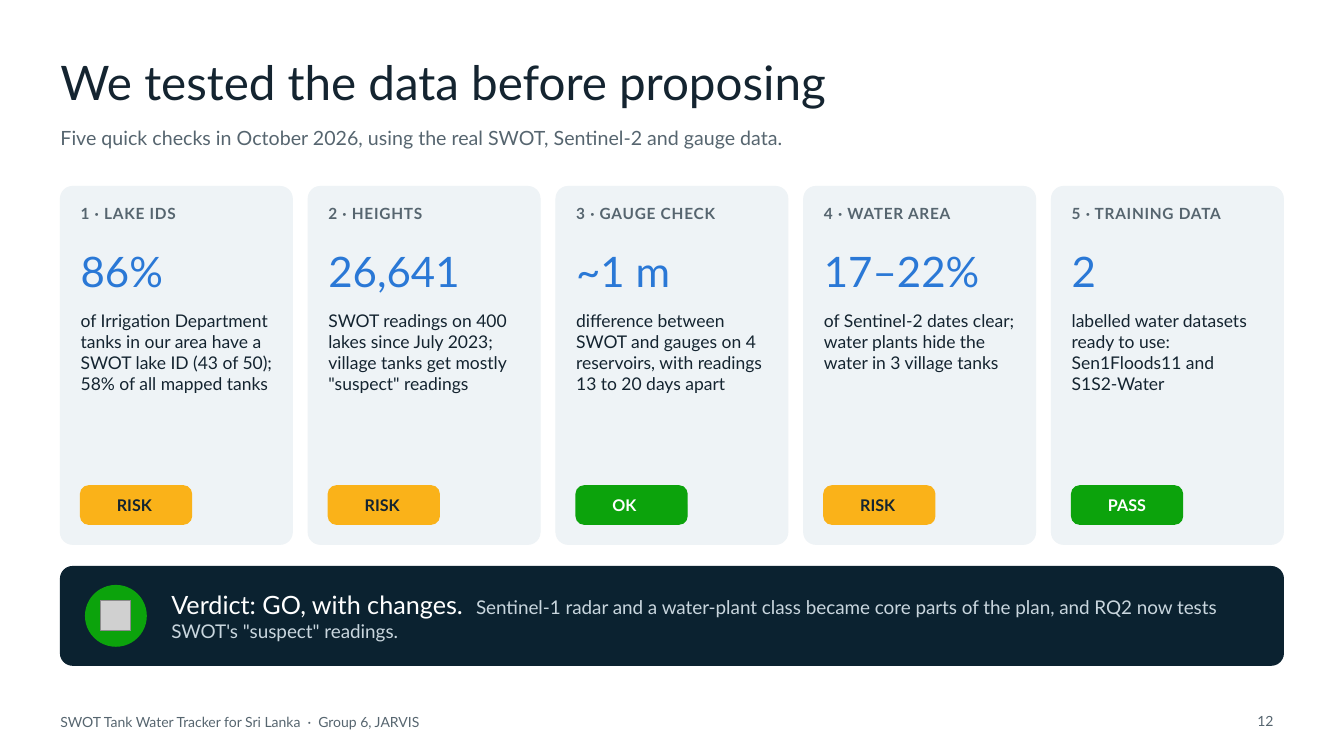
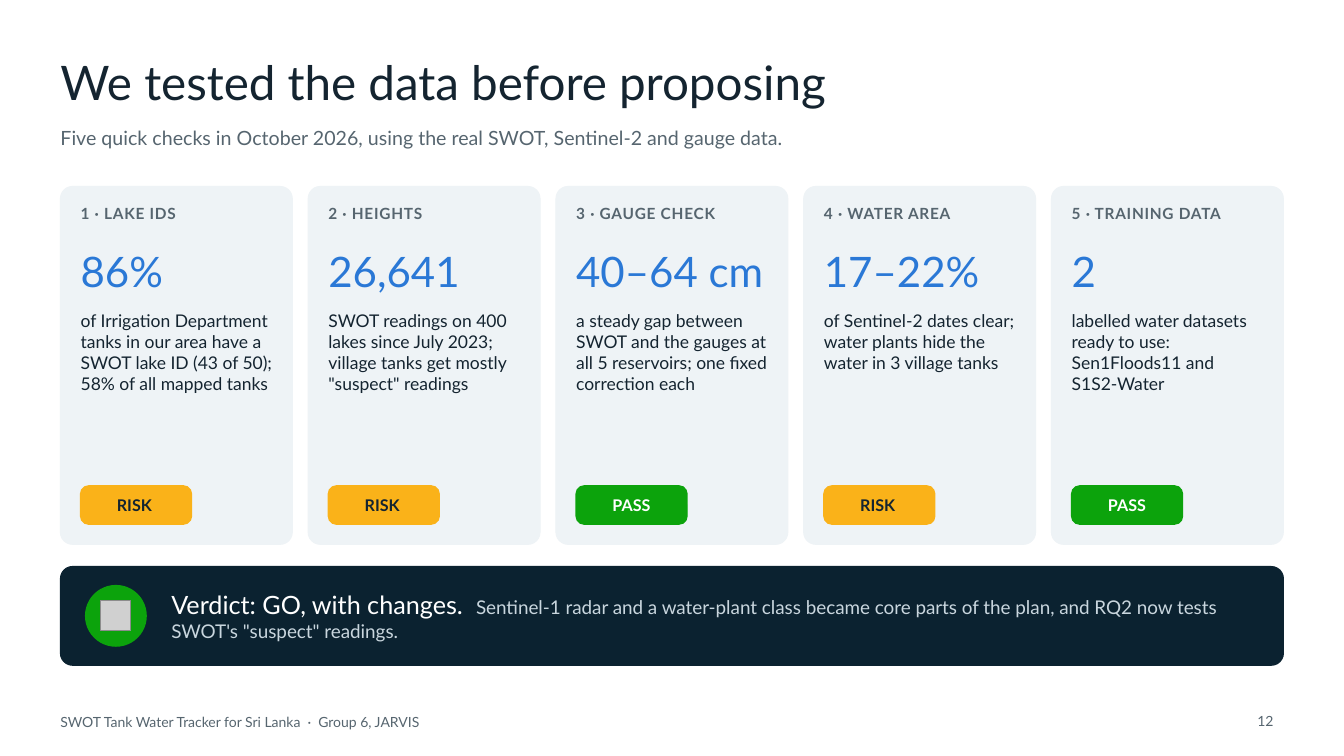
Before and after one commit to jarvis-uom/swot-tank-tracker-site, a slide deck: slide 12 of site/assets/docs/swot-tank-tracker-proposal-talk.pptx. Drawn at 1344x756 pixels with LibreOffice and Linux fonts; fonts in the diff are those of the drawing; grey boxes stand for pictures; background and template pictures are left out. Boxes give left, top, right and bottom in pixels: in the first picture for what was removed or moved away, otherwise in the second. Text is boxed around its words. In the diff, an @@ line names an element or a change of style, - is before the commit and + after.

Commit message:
Talk slide 12: the gauge check now shows the steady 40-64 cm SWOT-gauge gap (PASS)

```diff
--- a/site/assets/docs/swot-tank-tracker-proposal-talk.pptx
+++ b/site/assets/docs/swot-tank-tracker-proposal-talk.pptx
@@ text at (576, 256, 764, 288): text changed @@
-~1 m
+40–64 cm
@@ text at (576, 314, 767, 390): text changed @@
-difference between SWOT and gauges on 4 reservoirs, with readings 13 to 20 days apart
+a steady gap between SWOT and the gauges at all 5 reservoirs; one fixed correction each
@@ text at (612, 499, 650, 511): text changed @@
-OK
+PASS
```
Also in this commit, not shown: 3 other files.
